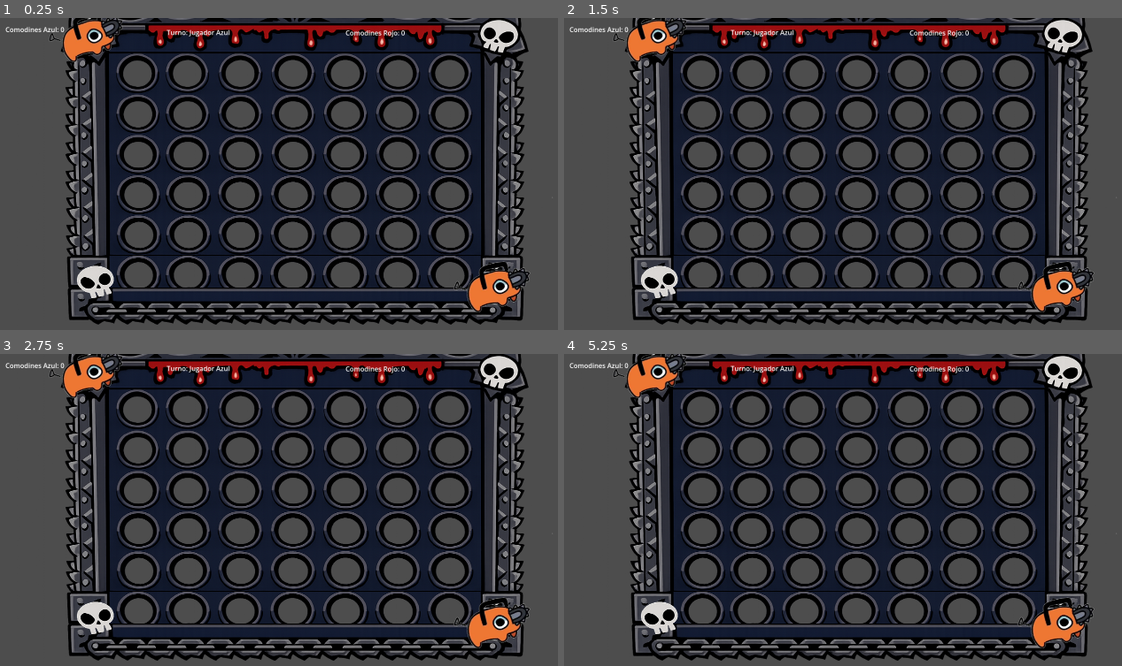
Above: before the commit, frames 1-4 (two rows, left to right).
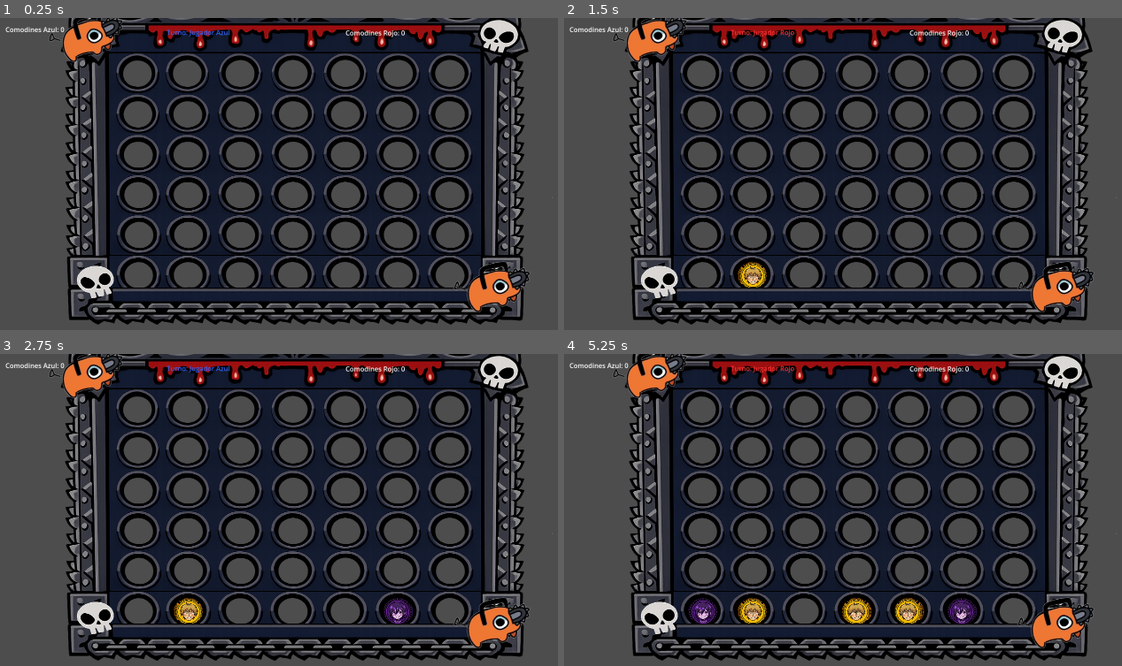
Above: after the commit, the same moments.

Repository: daniinela/4-enraya
Game: Godot game, scene res://scenes/Main.tscn
Same seed, same stepped clock (60 frames per second), same inputs: the game is played once before the commit and once after it.
Inputs (mouse positions are in pixels of both pictures, inside the frame that each line leads up to):
- Up to frame 1 (0.25 s): no input
- Up to frame 2 (1.5 s): tap Enter at 0.5 s; move the mouse to (1043, 186) at 0.52 s; click (1043, 186) at 0.67 s; tap Space at 1.25 s; move the mouse to (748, 223) at 1.27 s; click (748, 223) at 1.42 s
- Up to frame 3 (2.75 s): tap Enter at 2 s; move the mouse to (396, 460) at 2.02 s; click (396, 460) at 2.17 s
- Up to frame 4 (5.25 s): tap Space at 2.75, 4.25 s; move the mouse to (854, 616) at 2.77 s; click (854, 616) at 2.92 s; tap Enter at 3.5 s; move the mouse to (1105, 597) at 3.52 s; click (1105, 597) at 3.67 s; move the mouse to (675, 485) at 4.27 s; click (675, 485) at 4.42 s; move the mouse to (926, 541) at 5.02 s; click (926, 541) at 5.17 s

The runs differ from the first frame. In frame 1, 0.1% of the frame differs, in the area x 29-42%, y 3-7%; in frame 2, 0.5%; in frame 3, 0.8%; in frame 4, 1.9%, in the area x 22-74%, y 3-87%.

Commit message:
Le cambie el nombre a una funcion sin querer, ya lo corregí

Diff:
--- a/scripts/game_manager.gd
+++ b/scripts/game_manager.gd
@@ -16,7 +16,7 @@
 	2: {"programacion": 0, "ciencia": 0, "entretenimiento": 0, "arte": 0}
 }
 
-func _readyPruebaCommit1():
+func _ready():
 	tablero.game_manager = self
 	actualizar_ui()
 
